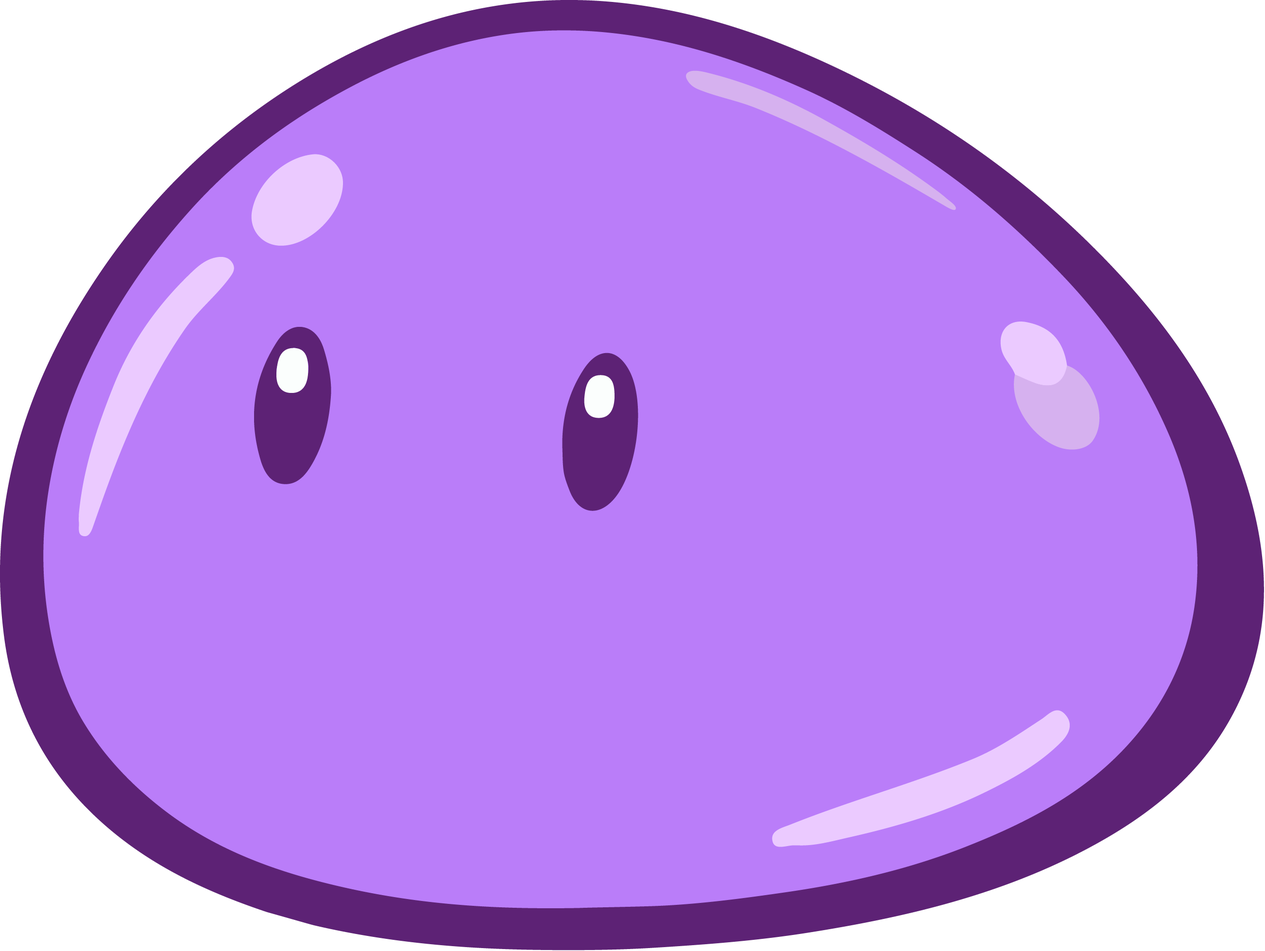
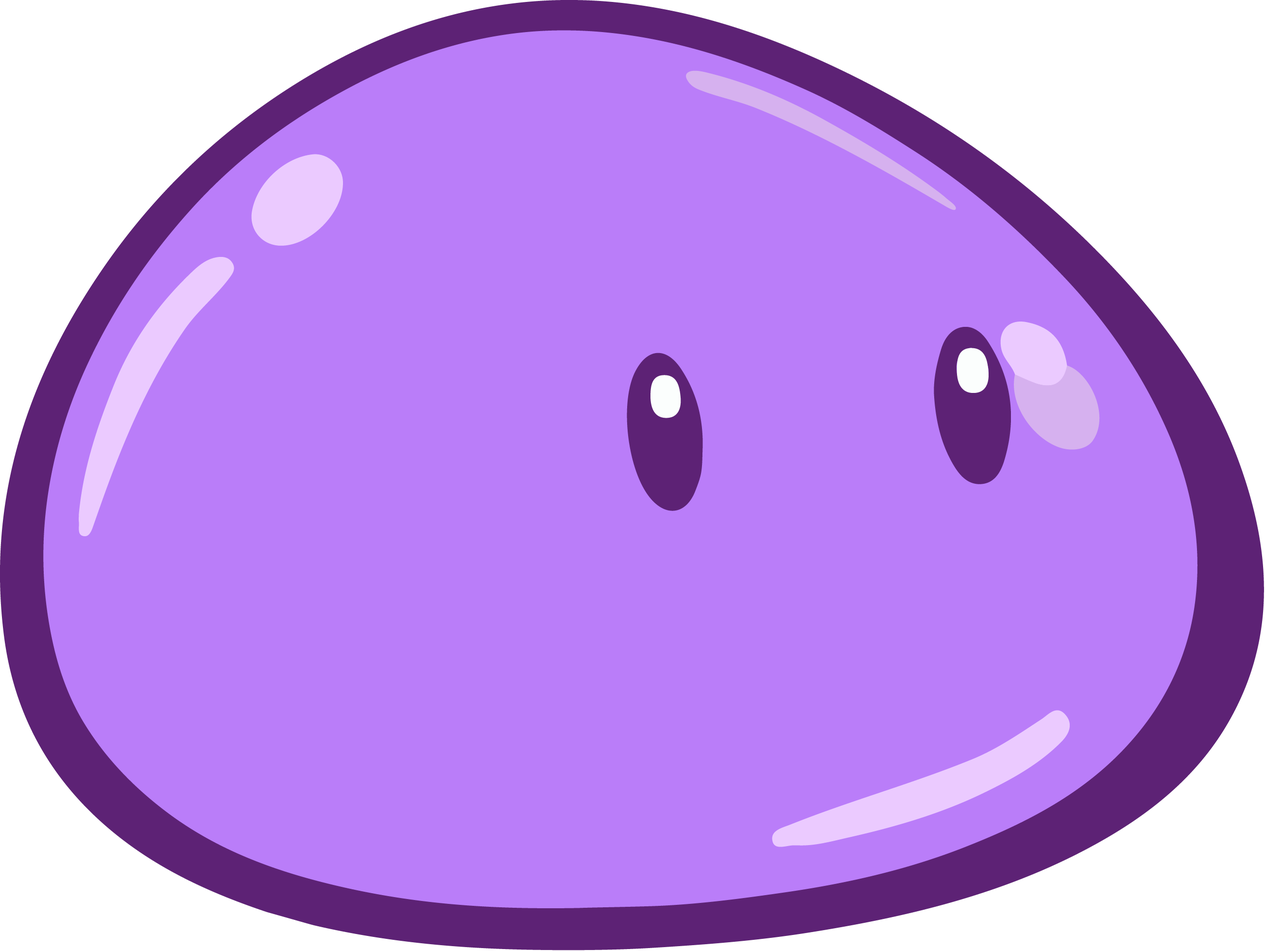
Before/after of a 1265 × 951 layered artwork. What changed in the layer stack:
painted on "Eyes" over [254, 326, 1011, 512]
